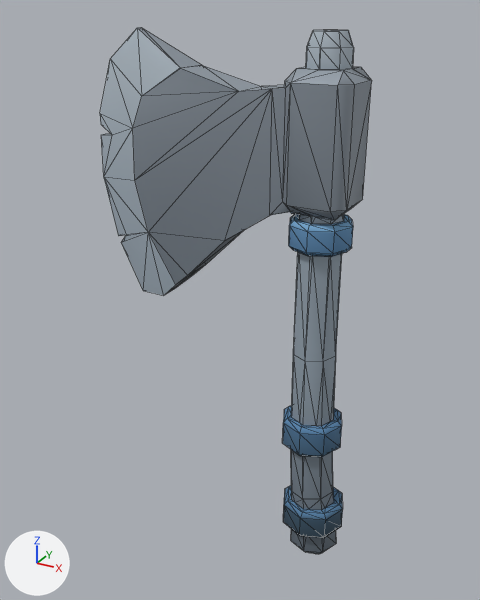
The glTF model assets/custom-items/weapons/axe/axe_bearded.glb: old version first, new version second.
Camera for both pictures: a 50 mm lens placed at (0.53, -1.338, 1.061), pointed at (-0.229, 0.042, 0.371). Arrows for +X, +Y and +Z are at lower left; the lights stay in place. The first picture is the older version. Mesh edges are drawn as thin lines. Vertices at exactly the same position are counted once.

In view in the first picture: 'Item'.
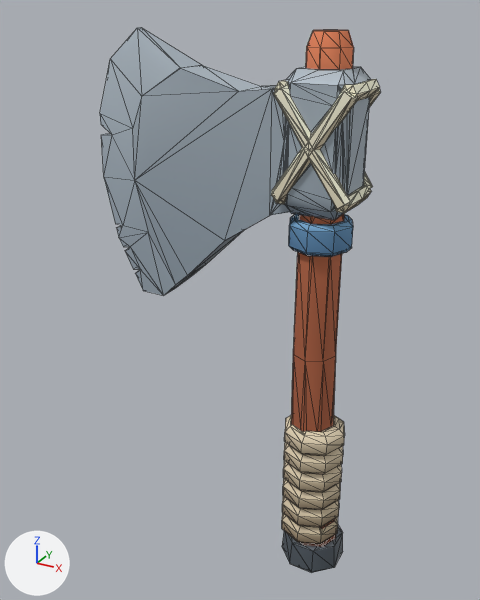
Location of each change, [x1, y1, x2, y2] in pixels of the pictures (480 x 600 px; the box of a moved part takes in the faces that stretch with it):
'Item', reshaped
    before: [100, 27, 372, 554]
    after: [100, 27, 380, 573]
part 1 of me_axe_bearded, built on
    before: [261, 67, 372, 222]
    after: [261, 67, 380, 220]
part 2 of me_axe_bearded, moved or reshaped
    before: [283, 355, 343, 554]
    after: [282, 355, 345, 573]
part 3 of me_axe_bearded, reshaped
    before: [104, 178, 148, 289]
    after: [104, 177, 164, 296]
part 4 of me_axe_bearded, surface changed
    both: [135, 27, 358, 455]

The change, as a diff of the scene's bpy script:
```diff
--- a/assets/custom-items/weapons/axe/axe_bearded.glb.py
+++ b/assets/custom-items/weapons/axe/axe_bearded.glb.py
@@ me_axe_bearded @@
 # used by ob_item; location = (0.0, 0.0, 0.0)
-me_axe_bearded.from_pydata(...)  # 352 vertices, 700 faces; spans x -0.605..0.101, y -0.084..0.084, z -0.29..1.02
+me_axe_bearded.from_pydata(...)  # 864 vertices, 1724 faces; spans x -0.605..0.1, y -0.088..0.088, z -0.395..1.02
+# me_axe_bearded part 1: 1 vertex moved from x -0.075, y -0.05, z 0.925 to x -0.06, y -0.065, z 0.925; 12 vertices removed from x -0.075..0.075, y -0.055..0.055, z 0.651..0.925; 405 vertices added at x -0.09..0.09, y -0.088..0.088, z 0.674..0.926
+# me_axe_bearded part 2: 27 vertices moved from x -0.075..0.082, y -0.079..0.079, z 0.038..0.123 to x -0.07..0.091, y -0.081..0.081, z 0.043..0.106; 126 vertices removed from x -0.066..0.101, y -0.084..0.084, z -0.29..0.123; 233 vertices added at x -0.07..0.1, y -0.081..0.081, z -0.395..0.106
+# me_axe_bearded part 3: 3 vertices moved from x -0.571..-0.564, y -0.008..0.008, z 0.488..0.504 to x -0.578..-0.523, y -0.008..0.008, z 0.407..0.538; 5 vertices removed from x -0.564..-0.538, y -0.016..0.016, z 0.488..0.515; 17 vertices added at x -0.576..-0.499, y -0.015..0.015, z 0.407..0.538
+# me_axe_bearded part 4: 269 kept faces spanning x -0.605..0.091, y -0.081..0.081, z 0.043..1.02 get new texture (UV) coordinates
 me_axe_bearded.materials.append(mat_axe_bearded_0)
```
